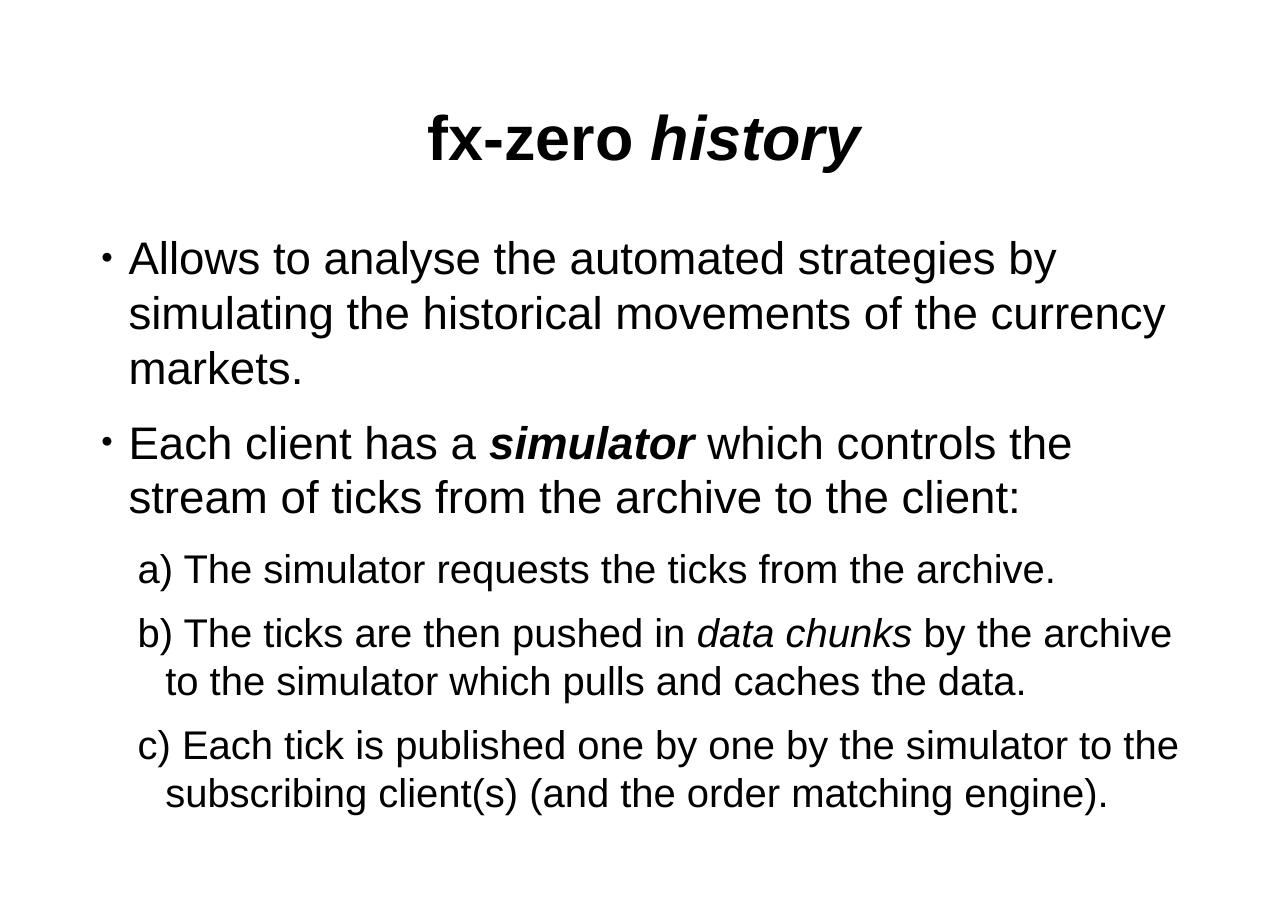
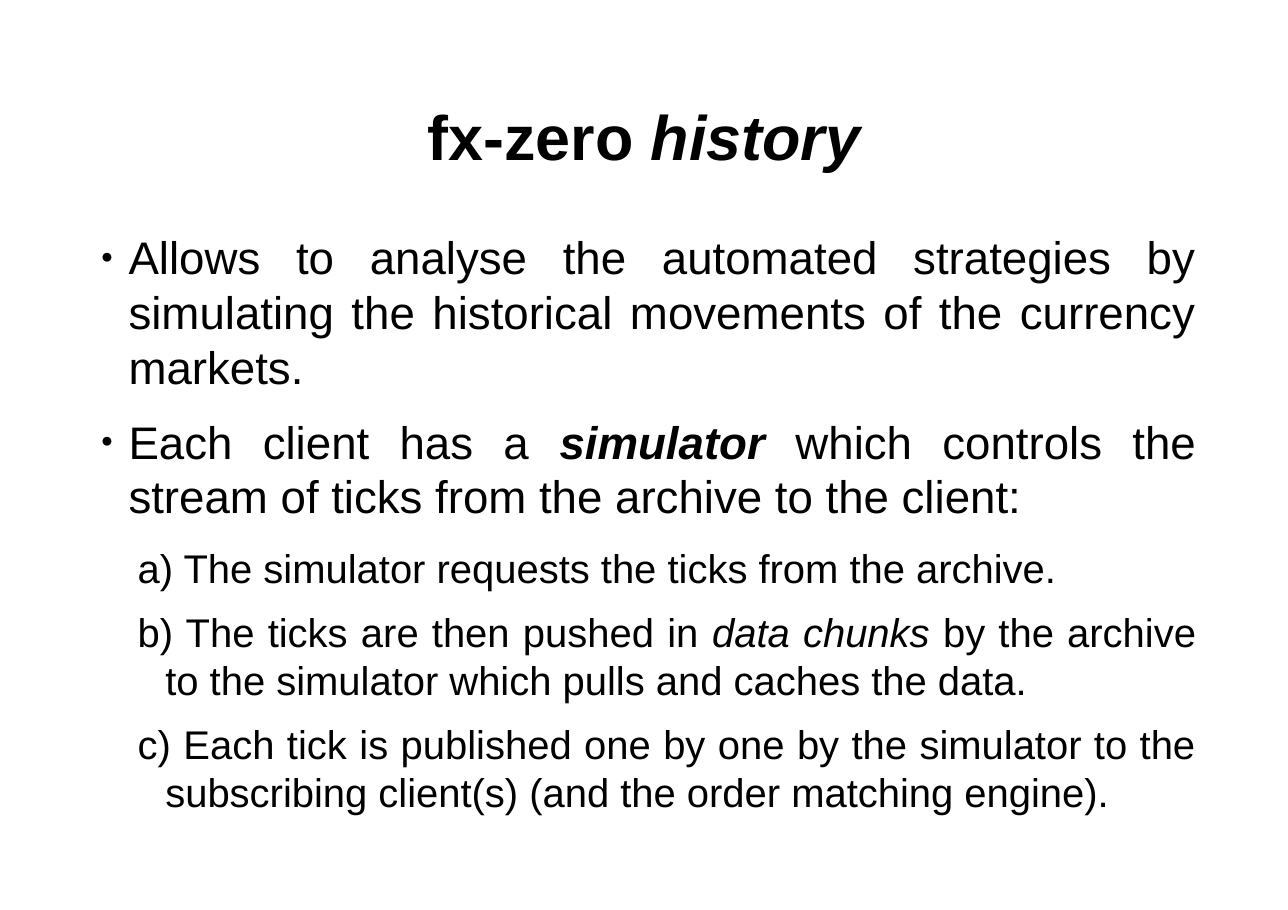
Before and after one commit to hsk81/fx-zero, a slide deck: slide 6 of doc/presentation/fx-zero.odp (slide 5 before the commit). Drawn at 1288x910 pixels with LibreOffice and Linux fonts; fonts in the diff are those of the drawing. Boxes give left, top, right and bottom in pixels: in the first picture for what was removed or moved away, otherwise in the second. Text is boxed around its words. In the diff, an @@ line names an element or a change of style, - is before the commit and + after.

```diff
--- a/doc/presentation/fx-zero.odp
+++ b/doc/presentation/fx-zero.odp
@@ text "Allows to analyse the automated ..." at (129, 241, 1196, 808): alignment left to justified @@
```
Also in this commit, not shown: 4 other slides changed, 11 slides added, 3 other files.
